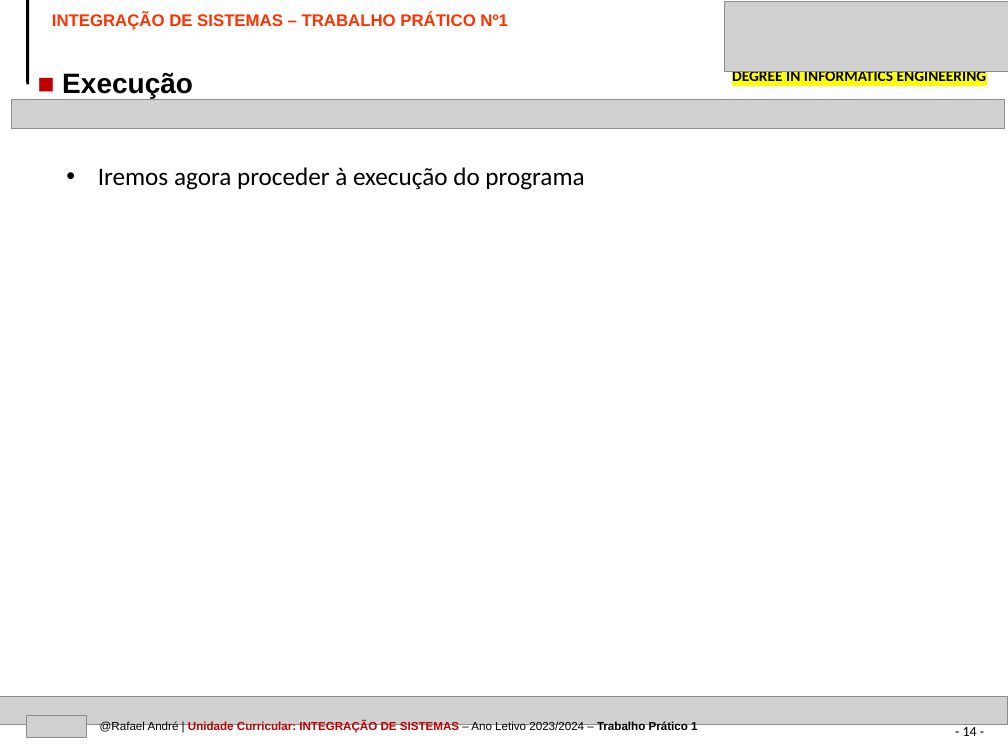
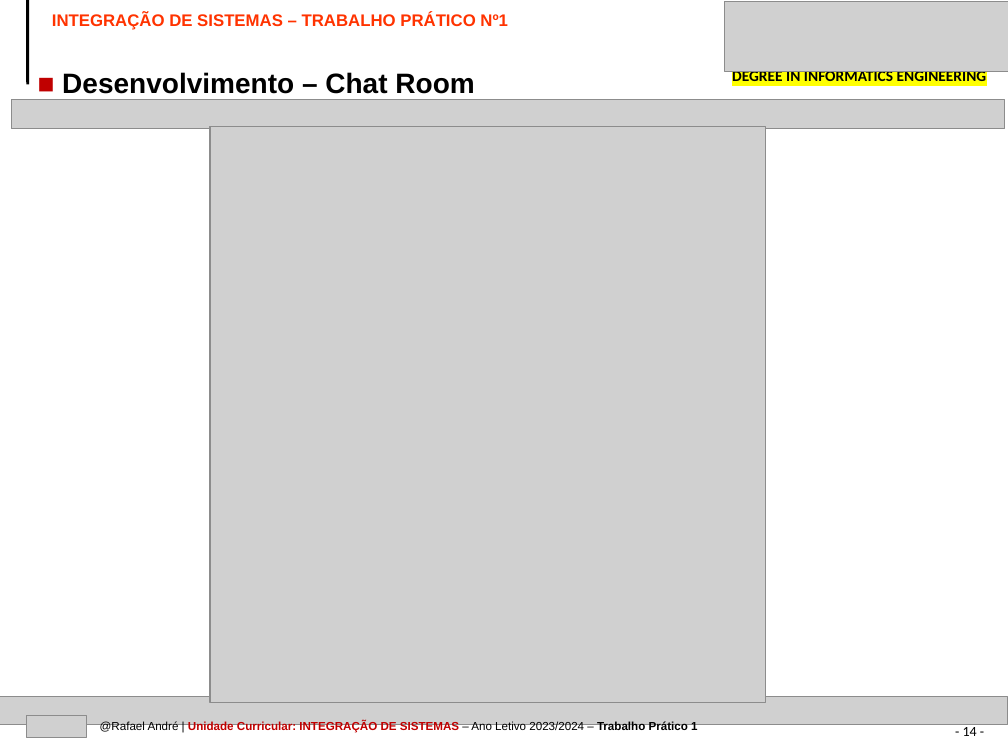
Before and after one commit to kromenz/Socket_Chat, a slide deck: slide 14 of IPVC-EI-TEMPLATE-PPT-IS-TRABALHO1.pptx. Drawn at 1008x756 pixels with LibreOffice and Linux fonts; fonts in the diff are those of the drawing; grey boxes stand for pictures. Boxes give left, top, right and bottom in pixels: in the first picture for what was removed or moved away, otherwise in the second. Text is boxed around its words. In the diff, an @@ line names an element or a change of style, - is before the commit and + after.

```diff
--- a/IPVC-EI-TEMPLATE-PPT-IS-TRABALHO1.pptx
+++ b/IPVC-EI-TEMPLATE-PPT-IS-TRABALHO1.pptx
@@ text at [62,72,474,94]: text changed @@
-■ Execução
+■ Desenvolvimento – Chat Room
@@ picture added at [210,127,765,703] @@
@@ text removed at [98,167,584,190] @@
-• Iremos agora proceder à execução do programa
```
Also in this commit, not shown: 12 other slides changed, 3 slides added, 4 other files.
